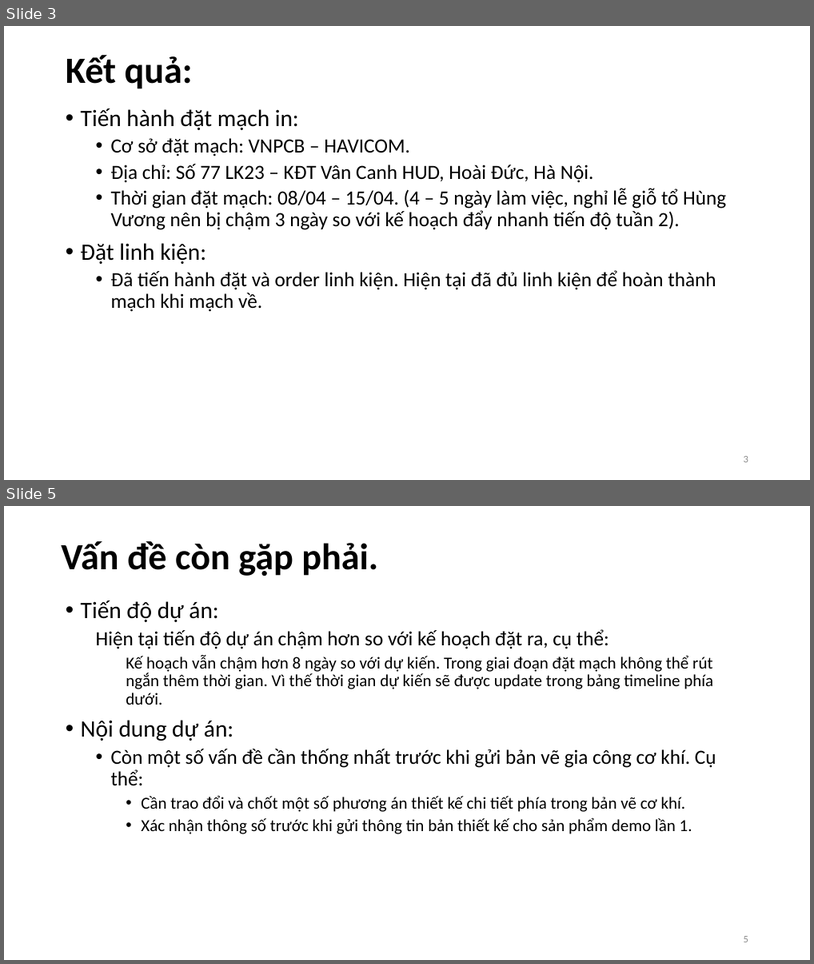
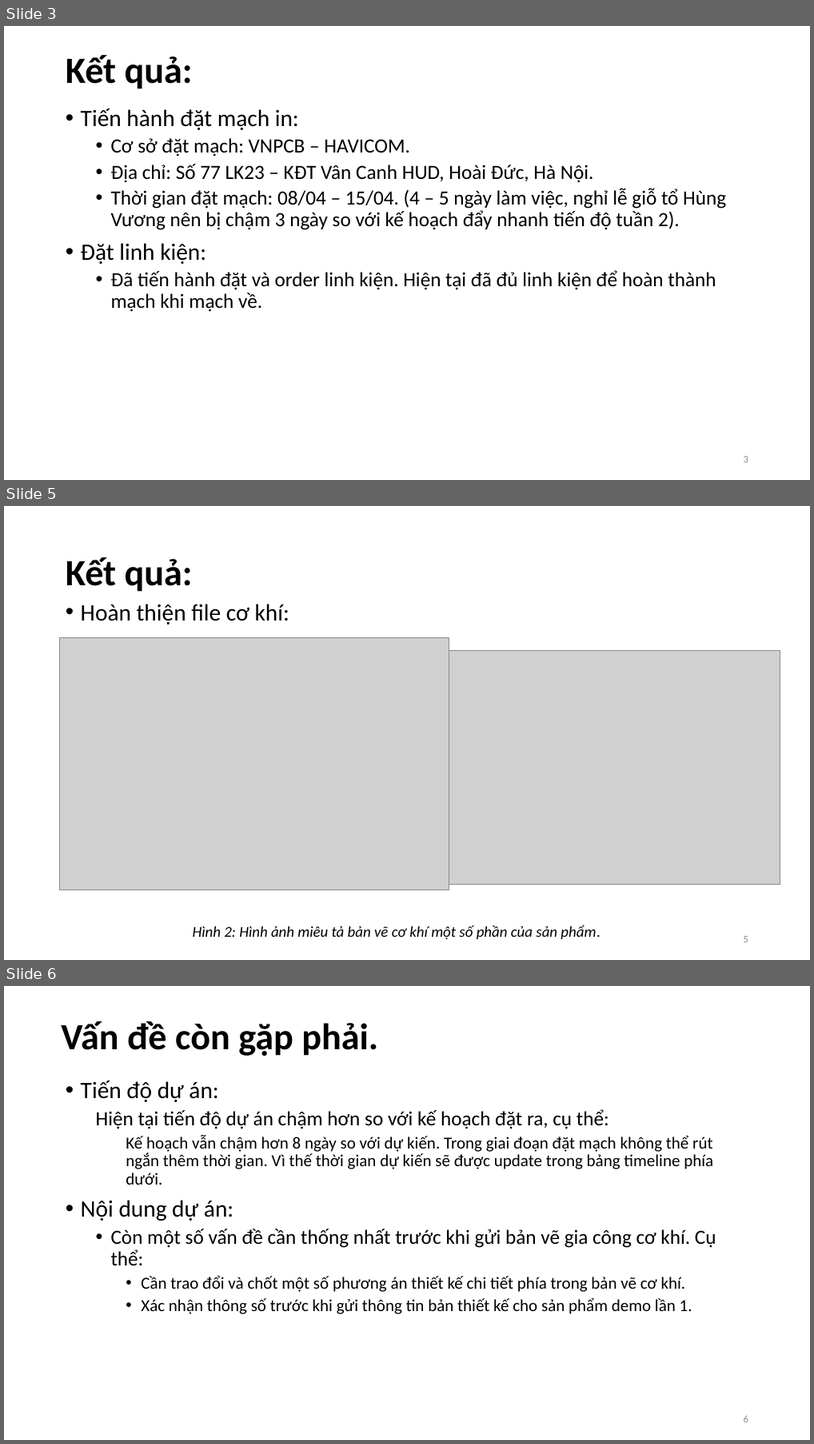
Before and after one commit to Tuang8ee/SmartRecycleBin, a slide deck: Report/SmartRecycleBin_Report_20220405_20220412.pptx. Shown one above the other, each under a label of ours: slides 3 and 5 before the commit, slides 3, 5 and 6 after it; the slides between them are not shown. The pictures are 814x964 and 814x1444 pixels, drawn with LibreOffice and Linux fonts; fonts in the diff are those of the drawing; grey boxes stand for pictures. Boxes give left, top, right and bottom in pixels: in the first picture for what was removed or moved away, otherwise in the second. Text is boxed around its words. In the diff, an @@ line names an element or a change of style, - is before the commit and + after.

```diff
--- a/Report/SmartRecycleBin_Report_20220405_20220412.pptx
+++ b/Report/SmartRecycleBin_Report_20220405_20220412.pptx
@@ slide 5 added at (4,506,810,960), background #FFFFFF @@
@@ title added at (66,557,193,592), 44 pt, text #000000, bold @@
+Kết quả:
@@ text added at (81,604,290,624), 28 pt, text #000000 @@
+• Hoàn thiện file cơ khí:
@@ picture added at (60,637,450,889) @@
@@ picture added at (450,651,781,884) @@
@@ text added at (193,924,600,939), 18 pt, text #000000, italic @@
+Hình 2: Hình ảnh miêu tả bản vẽ cơ khí một số phần của sản phẩm.
@@ page number added at (744,936,749,942), 12 pt, text #8C8C8C @@
+5
@@ what was slide 5 is now slide 6 @@
```
Also in this commit, not shown: 1 slide changed, 1 other slide added.
